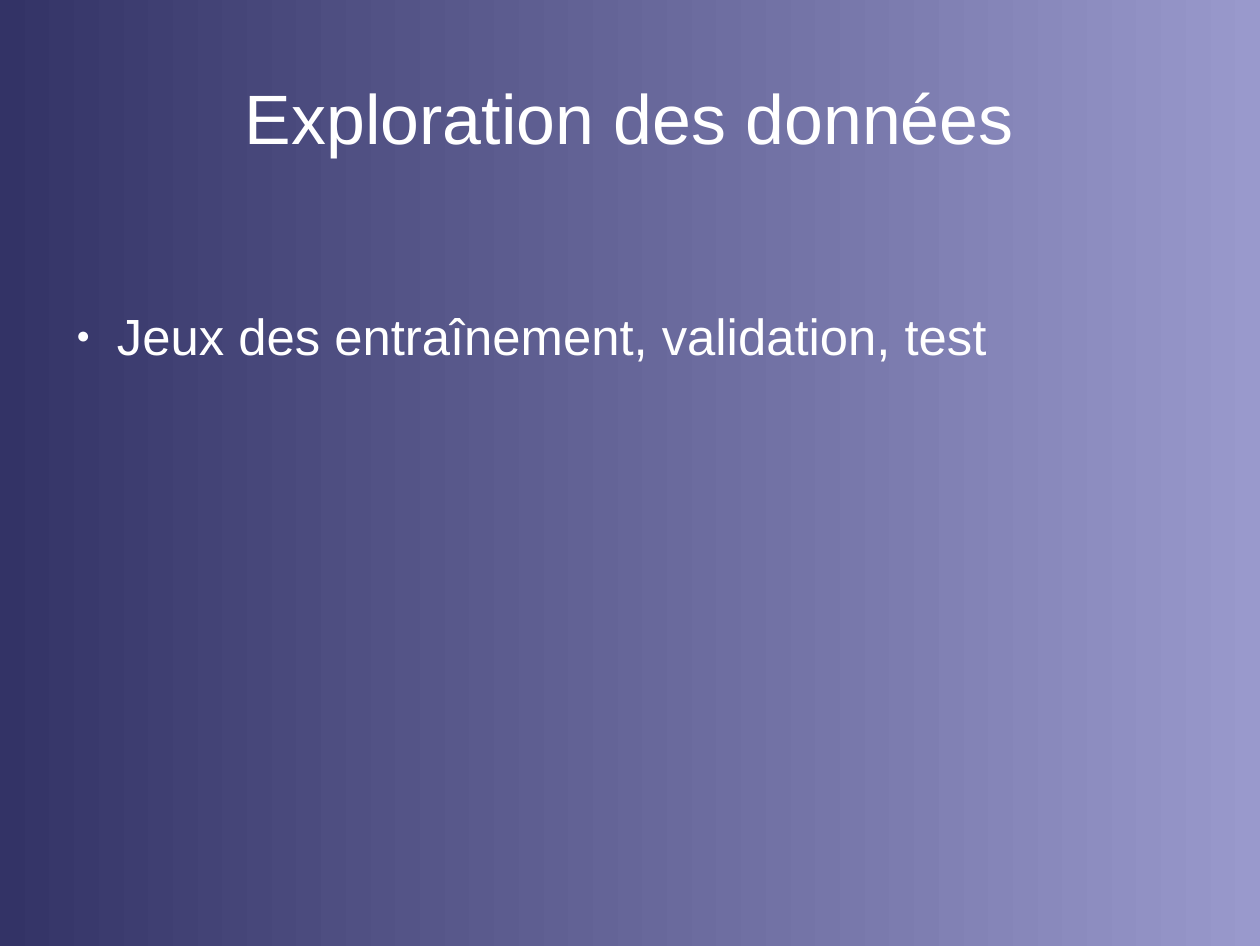
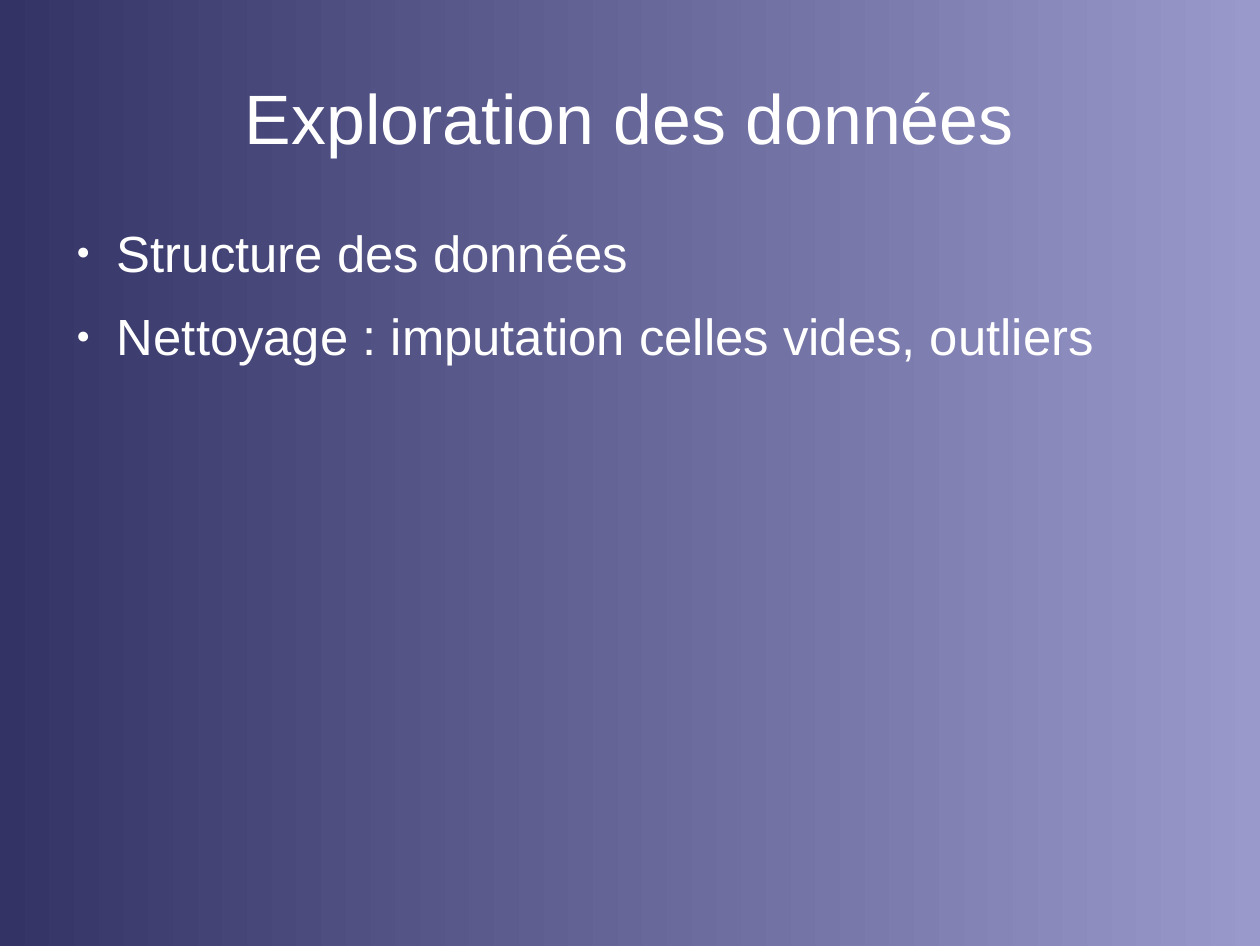
Before and after one commit to opsabarsec/African-soil-chemistry, a slide deck: slide 4 of documents/P7_presentation.odp. Drawn at 1260x946 pixels with LibreOffice and Linux fonts; fonts in the diff are those of the drawing. Boxes give left, top, right and bottom in pixels: in the first picture for what was removed or moved away, otherwise in the second. Text is boxed around its words. In the diff, an @@ line names an element or a change of style, - is before the commit and + after.

```diff
--- a/documents/P7_presentation.odp
+++ b/documents/P7_presentation.odp
@@ text at (117, 234, 1094, 366): text changed @@
-● Jeux des entraînement, validation, test
+● Structure des données
+● Nettoyage : imputation celles vides, outliers
```
Also in this commit, not shown: 2 other slides changed, 5 slides added, 1 slide removed, 7 other files.
